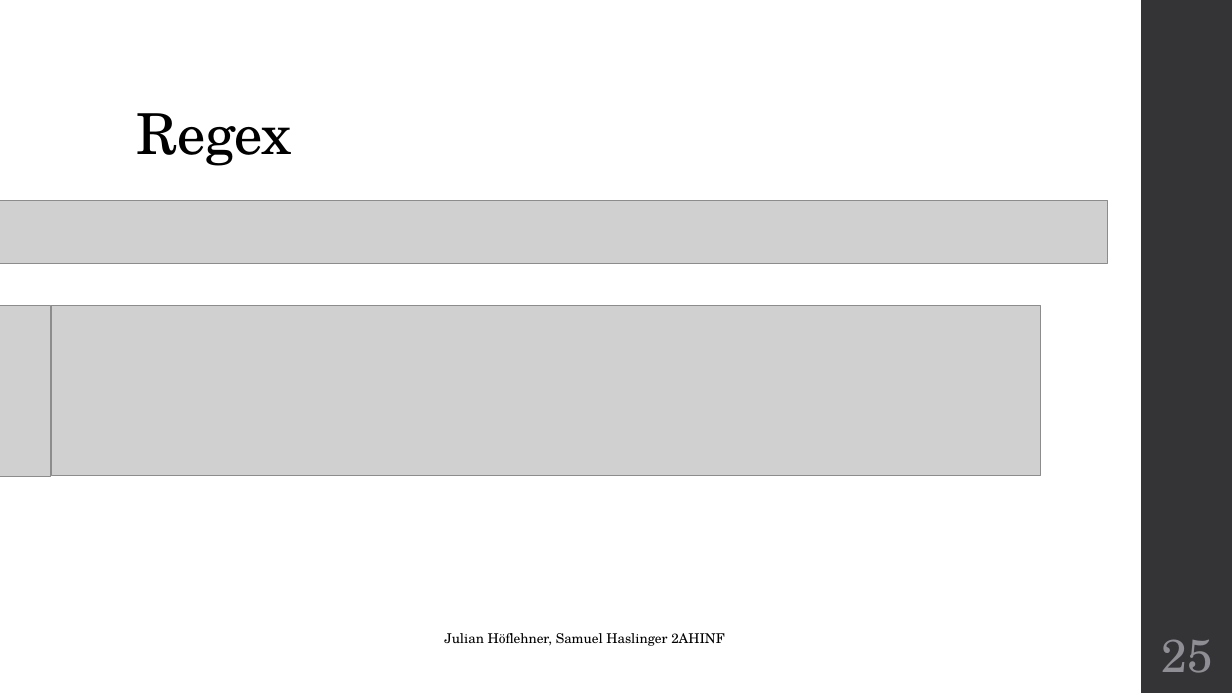
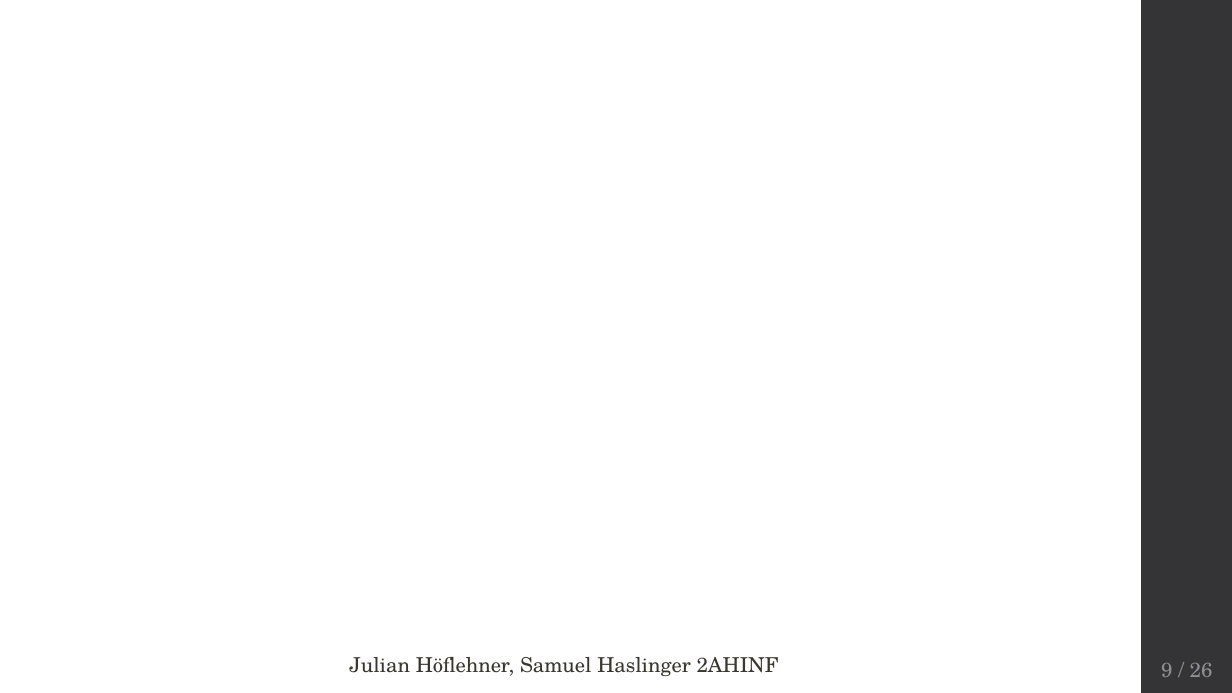
Before and after one commit to Wutze0/Mensch_Aergere_Dich_Nicht, a slide deck: slide 9 of MenschAergereDichNicht.pptx (slide 25 before the commit). Drawn at 1232x693 pixels with LibreOffice and Linux fonts; fonts in the diff are those of the drawing; grey boxes stand for pictures; background and template pictures are left out. Boxes give left, top, right and bottom in pixels: in the first picture for what was removed or moved away, otherwise in the second. Text is boxed around its words. In the diff, an @@ line names an element or a change of style, - is before the commit and + after.

```diff
--- a/MenschAergereDichNicht.pptx
+++ b/MenschAergereDichNicht.pptx
@@ title removed at box(137, 113, 292, 166) @@
-Regex
@@ picture removed at box(0, 201, 1108, 263) @@
@@ picture removed at box(0, 306, 51, 476) @@
@@ picture removed at box(51, 306, 1041, 476) @@
@@ text "Julian Höflehner, Samuel Haslinger 2AHINF": place and size @@
-text "Julian Höflehner, Samuel Haslinger 2AHINF" at box(444, 633, 725, 646)
+text "Julian Höflehner, Samuel Haslinger 2AHINF" at box(349, 657, 779, 676)
@@ text "Julian Höflehner, Samuel Haslinger 2AHINF" at box(349, 657, 779, 676): size 10.5 to 16 pt, text colour #000000 to #3A372F @@
@@ page number removed at box(1162, 639, 1213, 673) @@
-25
@@ page number added at box(1161, 663, 1213, 677), 16 pt, text #8E8E94 @@
+9 / 26
```
Also in this commit, not shown: 20 other slides changed, 5 slides added, 7 slides removed, 3 other files.
